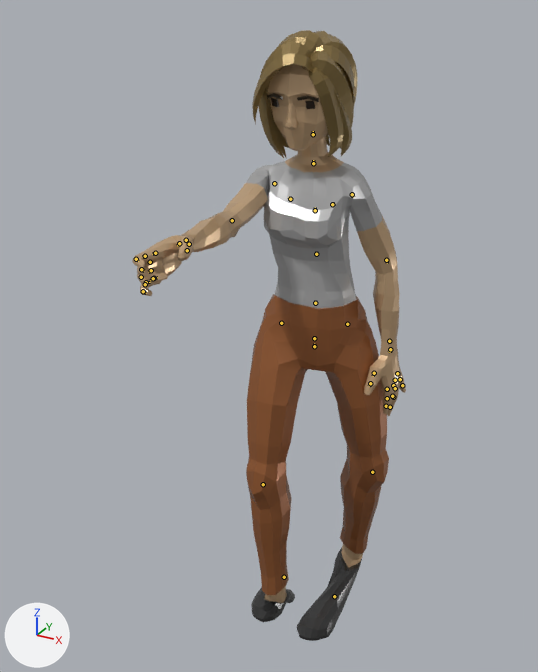
Renders of the glTF model public/assets/models/characters/women/Animated Woman.glb from each side of a commit.
Camera for both pictures: a 50 mm camera at (0.849, -1.891, 1.848) aimed at (-0.046, -0.265, 1.035). Lighting does not change. The marker at lower left points along +X, +Y and +Z. The first picture is the older version. Both versions are drawn at frame 1 of the action 'CharacterArmature|Idle_Gun_Shoot'; the numbers are the values there. The bones that change, and the others that lie on the model, are drawn over the model as lines.

The first picture shows 'Casual_Body', 'Casual_Feet', 'Casual_Head', 'Casual_Legs'.
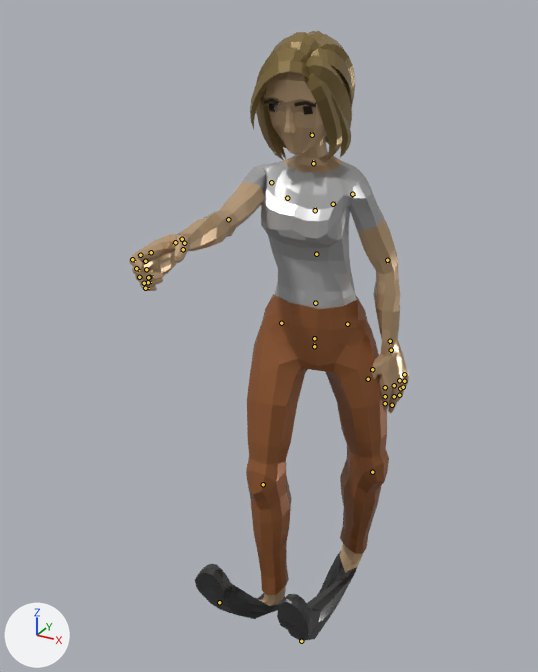
Pixel boxes (x1, y1, x2, y2) of what changed, in the pictures (538 x 672 px):
'Casual_Body', posed
    before: (132, 152, 406, 416)
    after: (129, 152, 409, 413)
'Casual_Head', posed
    before: (252, 30, 357, 158)
    after: (250, 31, 355, 160)
'Casual_Feet', posed (50% wider)
    before: (251, 544, 363, 641)
    after: (195, 544, 363, 641)
bone 'Shoulder.L', root to tip
    before: (332, 204) to (335, 203)
    after: (333, 204) to (335, 203)
bone 'Wrist.L', root to tip
    before: (389, 341) to (390, 343)
    after: (390, 341) to (390, 344)
bone 'Pinky2.L', root to tip
    before: (397, 373) to (398, 375)
    after: (404, 374) to (404, 376)
bone 'Pinky3.L', root to tip
    before: (400, 379) to (400, 381)
    after: (404, 381) to (404, 383)
bone 'Thumb1.L', root to tip
    before: (390, 349) to (388, 352)
    after: (391, 350) to (389, 352)
bone 'Shoulder.R', root to tip
    before: (290, 199) to (288, 197)
    after: (287, 198) to (285, 196)
bone 'Ring2.R', root to tip
    before: (151, 270) to (148, 272)
    after: (146, 269) to (145, 271)
bone 'Pinky2.R', root to tip
    before: (153, 278) to (150, 280)
    after: (148, 277) to (147, 279)
bone 'Thumb3.R', root to tip
    before: (187, 250) to (186, 252)
    after: (183, 249) to (182, 252)
bone 'Foot.L', root to tip
    before: (334, 596) to (333, 598)
    after: (301, 641) to (301, 639)
bone 'Foot.R', root to tip
    before: (284, 577) to (282, 578)
    after: (219, 602) to (219, 601)

What changed in the scene script:
```text
Change bone_neck:
    where bone_neck = bpy.data.objects['CharacterArmature'].pose.bones['Neck']  # child of 'Chest'
    bone_neck.rotation_quaternion: (1.0, 0.0, 0.0, 0.0) -> (0.999, 0.04, 0.0, 0.0)  # degrees (0, 0, 0) -> degrees (5, 0, 0)
Change bone_shoulder_l:
    where bone_shoulder_l = bpy.data.objects['CharacterArmature'].pose.bones['Shoulder.L']  # child of 'Chest'
    bone_shoulder_l.location: (0.0, 0.0, 0.0) -> (7e-05, 6e-05, 6e-05)
Change bone_wrist_l:
    where bone_wrist_l = bpy.data.objects['CharacterArmature'].pose.bones['Wrist.L']  # child of 'LowerArm.L'
    bone_wrist_l.rotation_quaternion: (1.0, 0.0, 0.0, 0.0) -> (0.973, -0.013, 0.229, 0.004)  # degrees (0, 0, 0) -> degrees (-2, 27, 0)
Change bone_pinky2_l:
    where bone_pinky2_l = bpy.data.objects['CharacterArmature'].pose.bones['Pinky2.L']  # child of 'Pinky1.L'
    bone_pinky2_l.rotation_quaternion: (1.0, 0.0, 0.0, 0.0) -> (0.982, -0.144, -0.008, -0.125)  # degrees (0, 0, 0) -> degrees (-16, -3, -14)
Change bone_pinky3_l:
    where bone_pinky3_l = bpy.data.objects['CharacterArmature'].pose.bones['Pinky3.L']  # child of 'Pinky2.L'
    bone_pinky3_l.rotation_quaternion: (1.0, 0.0, 0.0, 0.0) -> (0.994, -0.098, -0.044, -0.037)  # degrees (0, 0, 0) -> degrees (-11, -5, -4)
Change bone_thumb1_l:
    where bone_thumb1_l = bpy.data.objects['CharacterArmature'].pose.bones['Thumb1.L']  # child of 'Wrist.L'
    bone_thumb1_l.rotation_quaternion: (1.0, 0.0, 0.0, 0.0) -> (0.994, 0.055, 0.042, 0.079)  # degrees (0, 0, 0) -> degrees (7, 4, 9)
Change bone_shoulder_r:
    where bone_shoulder_r = bpy.data.objects['CharacterArmature'].pose.bones['Shoulder.R']  # child of 'Chest'
    bone_shoulder_r.location: (0.0, 0.0, 0.0) -> (-7e-05, 6e-05, 6e-05)
Change bone_ring2_r:
    where bone_ring2_r = bpy.data.objects['CharacterArmature'].pose.bones['Ring2.R']  # child of 'Ring1.R'
    bone_ring2_r.rotation_quaternion: (1.0, 0.0, 0.0, 0.0) -> (0.992, -0.115, -0.044, 0.026)  # degrees (0, 0, 0) -> degrees (-13, -5, 4)
Change bone_pinky2_r:
    where bone_pinky2_r = bpy.data.objects['CharacterArmature'].pose.bones['Pinky2.R']  # child of 'Pinky1.R'
    bone_pinky2_r.rotation_quaternion: (1.0, 0.0, 0.0, 0.0) -> (0.982, -0.144, 0.008, 0.125)  # degrees (0, 0, 0) -> degrees (-16, 3, 14)
Change bone_thumb3_r:
    where bone_thumb3_r = bpy.data.objects['CharacterArmature'].pose.bones['Thumb3.R']  # child of 'Thumb2.R'
    bone_thumb3_r.rotation_quaternion: (1.0, 0.0, 0.0, 0.0) -> (0.992, -0.113, 0.029, -0.056)  # degrees (0, 0, 0) -> degrees (-13, 3, -7)
Change bone_foot_l:
    where bone_foot_l = bpy.data.objects['CharacterArmature'].pose.bones['Foot.L']  # child of 'Root'
    bone_foot_l.location: (0.0, 0.0, 0.0) -> (0.0, 0.00249, -0.00022)
    bone_foot_l.rotation_quaternion: (1.0, 0.0, 0.0, 0.0) -> (0.777, -0.63, 0.0, 0.0)  # degrees (0, 0, 0) -> degrees (-78, 0, 0)
Change bone_foot_r:
    where bone_foot_r = bpy.data.objects['CharacterArmature'].pose.bones['Foot.R']  # child of 'Root'
    bone_foot_r.location: (0.0, 0.0, 0.0) -> (-0.00112, 0.00242, -0.00032)
    bone_foot_r.rotation_quaternion: (1.0, 0.0, 0.0, 0.0) -> (0.809, -0.588, 0.0, 0.0)  # degrees (0, 0, 0) -> degrees (-72, 0, 0)
```
